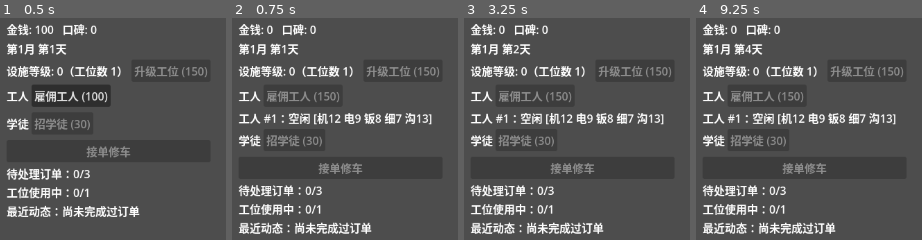
Above: before the commit, frames 1-4 (left to right).
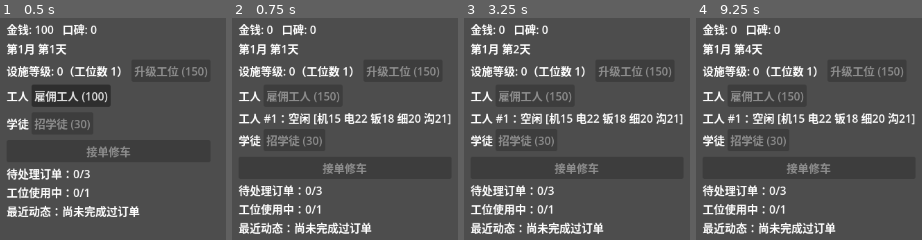
Above: after the commit, the same moments.

Repository: XinLiucc/cocos-game-project
Game: Godot game, scene res://scenes/Main.tscn
Two runs of this game, one before a commit and one after it. Both use one fixed random seed, a clock stepped at 60 frames per second and the inputs below.
Inputs (mouse positions are in pixels of both pictures, inside the frame that each line leads up to):
- Up to frame 1 (0.5 s): no input
- Up to frame 2 (0.75 s): click "雇佣工人 (100)" at 0.5 s
- Up to frame 3 (3.25 s): tap Enter at 1.25, 2.75 s; move the mouse to (outside the picture) at 1.27 s; hold D 1.28-2 s; tap B at 1.35 s; click (outside the picture) at 1.42 s; tap Space at 1.52, 2 s; drag from (outside the picture) to (outside the picture) at 2.02 s; move the mouse to (outside the picture) at 2.77 s; hold D from 2.78 s (still down); tap E at 2.85 s
- Up to frame 4 (9.25 s): release D at 3.5 s; tap Space at 3.5, 4.52, 5, 7.52 s; drag from (outside the picture) to (820, 186) at 3.52 s; tap Enter at 4.25 s; move the mouse to (outside the picture) at 4.27 s; hold A 4.28-5 s; tap G at 4.35 s; drag from (820, 186) to (outside the picture) at 5.02 s; move the mouse to (outside the picture) at 5.77 s; hold S 5.78-6.5 s; tap I at 5.85 s; click (outside the picture) at 5.92 s; drag from (outside the picture) to (outside the picture) at 6.52 s; move the mouse to (outside the picture) at 7.27 s; hold W 7.28-8 s; tap K at 7.35 s; drag from (outside the picture) to (outside the picture) at 8.02 s; move the mouse to (outside the picture) at 8.77 s; hold S from 8.78 s (still down); tap M at 8.85 s

Frame 1 is identical in both runs. In frame 2, 1.9% of the frame differs, in the area x 38-97%, y 42-71%; in frame 3, 1.9%; in frame 4, 1.9%.

Commit message:
Add apprentice self-training path for the attribute system
Apprentices now start every attribute flat at 5 (was random 5~20,
which could hit the tier-1 exam threshold at hire and leave no room
to train); workers now roll 15~25 instead, staying near that same
threshold as already-trained hires. Apprentices train a specific
attribute via one of 5 course resources, with a soft-cap growth
curve slowing gains as their attribute sum approaches 150.

Diff:
--- /dev/null
+++ b/car_repair_shop/resources/courses/bodywork.tres
@@ -0,0 +1,11 @@
+[gd_resource type="Resource" format=3]
+
+[ext_resource type="Script" path="res://scripts/TrainingCourse.gd" id="1_body01"]
+
+[resource]
+script = ExtResource("1_body01")
+course_name = "钣金喷漆课"
+attribute_key = "bodywork"
+cost = 20
+duration = 8.0
+base_growth = 8.0
--- /dev/null
+++ b/car_repair_shop/resources/courses/communication.tres
@@ -0,0 +1,11 @@
+[gd_resource type="Resource" format=3]
+
+[ext_resource type="Script" path="res://scripts/TrainingCourse.gd" id="1_comm01"]
+
+[resource]
+script = ExtResource("1_comm01")
+course_name = "沟通表达课"
+attribute_key = "communication"
+cost = 20
+duration = 8.0
+base_growth = 8.0
--- /dev/null
+++ b/car_repair_shop/resources/courses/electrical.tres
@@ -0,0 +1,11 @@
+[gd_resource type="Resource" format=3]
+
+[ext_resource type="Script" path="res://scripts/TrainingCourse.gd" id="1_elec01"]
+
+[resource]
+script = ExtResource("1_elec01")
+course_name = "电气系统课"
+attribute_key = "electrical"
+cost = 20
+duration = 8.0
+base_growth = 8.0
--- /dev/null
+++ b/car_repair_shop/resources/courses/mechanical.tres
@@ -0,0 +1,11 @@
+[gd_resource type="Resource" format=3]
+
+[ext_resource type="Script" path="res://scripts/TrainingCourse.gd" id="1_mech01"]
+
+[resource]
+script = ExtResource("1_mech01")
+course_name = "机械原理课"
+attribute_key = "mechanical"
+cost = 20
+duration = 8.0
+base_growth = 8.0
--- /dev/null
+++ b/car_repair_shop/resources/courses/precision.tres
@@ -0,0 +1,11 @@
+[gd_resource type="Resource" format=3]
+
+[ext_resource type="Script" path="res://scripts/TrainingCourse.gd" id="1_prec01"]
+
+[resource]
+script = ExtResource("1_prec01")
+course_name = "细心专注课"
+attribute_key = "precision"
+cost = 20
+duration = 8.0
+base_growth = 8.0
--- a/car_repair_shop/scripts/GameState.gd
+++ b/car_repair_shop/scripts/GameState.gd
@@ -33,11 +33,19 @@
 const APPRENTICE_XP_BASE := 50
 const APPRENTICE_XP_LEVEL_STEP := 20
 
-# 2026-08-09：员工属性系统骨架。5 项属性（机械/电气/钣喷偏硬技能，细心/沟通偏软技能），
-# 招募时随机生成基础值；成长曲线（训练/带教）、考试通过率、车型属性权重都还没做，占位范围随手定
+# 2026-08-09：员工属性系统骨架。5 项属性（机械/电气/钣喷偏硬技能，细心/沟通偏软技能）。
+# 2026-08-10：区分工人/学徒的起始值——工人是已出师的熟练工，随机值贴近一级考试线；
+# 学徒是白纸，五项统一从最低值起步，全靠训练/带教走方向分化。
+# 考试通过率、车型属性权重仍未做，占位数值随手定
 const ATTRIBUTE_KEYS: Array[String] = ["mechanical", "electrical", "bodywork", "precision", "communication"]
-const ATTRIBUTE_BASE_MIN := 5
-const ATTRIBUTE_BASE_MAX := 20
+const WORKER_ATTR_MIN := 15
+const WORKER_ATTR_MAX := 25
+const APPRENTICE_ATTR_BASE := 5
+
+# 训练：学徒花钱选一门课，精准培养对应属性。属性总和越接近软上限，单次涨幅越小
+# （留个尾部不会完全练不动），具体课程数值见 resources/courses/*.tres
+const ATTRIBUTE_SOFT_CAP := 150.0
+const ATTRIBUTE_GROWTH_FLOOR_RATIO := 0.1
 
 const STARTING_MONEY := 100
 
@@ -96,11 +104,25 @@
 	reputation_changed.emit(reputation)
 
 
-func _random_base_attributes() -> Dictionary:
+func _random_worker_attributes() -> Dictionary:
 	var attrs := {}
 	for key in ATTRIBUTE_KEYS:
-		attrs[key] = randi_range(ATTRIBUTE_BASE_MIN, ATTRIBUTE_BASE_MAX)
+		attrs[key] = randi_range(WORKER_ATTR_MIN, WORKER_ATTR_MAX)
 	return attrs
+
+
+func _base_apprentice_attributes() -> Dictionary:
+	var attrs := {}
+	for key in ATTRIBUTE_KEYS:
+		attrs[key] = APPRENTICE_ATTR_BASE
+	return attrs
+
+
+func attribute_sum(attrs: Dictionary) -> int:
+	var total := 0
+	for key in ATTRIBUTE_KEYS:
+		total += attrs[key]
+	return total
 
 
 func workers() -> Array[Dictionary]:
@@ -149,7 +171,7 @@
 	money -= cost
 	employees.append({
 		"id": _next_employee_id, "kind": "worker", "busy": false, "level": 0, "xp": 0,
-		"attributes": _random_base_attributes(),
+		"attributes": _random_worker_attributes(),
 	})
 	_next_employee_id += 1
 	money_changed.emit(money)
@@ -198,7 +220,7 @@
 	money -= next_apprentice_hire_cost()
 	employees.append({
 		"id": _next_employee_id, "kind": "apprentice", "busy": false, "level": 0, "xp": 0,
-		"attributes": _random_base_attributes(),
+		"attributes": _base_apprentice_attributes(),
 	})
 	_next_employee_id += 1
 	money_changed.emit(money)
@@ -233,3 +255,33 @@
 	e["level"] += 1
 	employees_changed.emit()
 	return true
+
+
+func can_start_training(id: int, course: Resource) -> bool:
+	var e := get_employee(id)
+	if e.is_empty() or e["kind"] != "apprentice" or e["busy"]:
+		return false
+	return money >= course.cost
+
+
+func start_training(id: int, course: Resource) -> bool:
+	if not can_start_training(id, course):
+		return false
+	money -= course.cost
+	var e := get_employee(id)
+	e["busy"] = true
+	money_changed.emit(money)
+	employees_changed.emit()
+	return true
+
+
+func complete_training(id: int, course: Resource) -> void:
+	var e := get_employee(id)
+	if e.is_empty():
+		return
+	var attrs: Dictionary = e["attributes"]
+	var factor: float = max(ATTRIBUTE_GROWTH_FLOOR_RATIO, 1.0 - float(attribute_sum(attrs)) / ATTRIBUTE_SOFT_CAP)
+	var growth: int = roundi(course.base_growth * factor)
+	attrs[course.attribute_key] += growth
+	e["busy"] = false
+	employees_changed.emit()
--- a/car_repair_shop/scripts/Main.gd
+++ b/car_repair_shop/scripts/Main.gd
@@ -14,6 +14,14 @@
 	preload("res://resources/orders/sedan.tres"),
 	preload("res://resources/orders/suv.tres"),
 	preload("res://resources/orders/sports_car.tres"),
+]
+
+const TRAINING_COURSES: Array[Resource] = [
+	preload("res://resources/courses/mechanical.tres"),
+	preload("res://resources/courses/electrical.tres"),
+	preload("res://resources/courses/bodywork.tres"),
+	preload("res://resources/courses/precision.tres"),
+	preload("res://resources/courses/communication.tres"),
 ]
 
 @onready var money_label: Label = $UI/MoneyLabel
@@ -32,6 +40,8 @@
 var active_jobs: Array[Dictionary] = []
 # 每个学徒最多一个进行中实习：{"order": Resource, "timer": Timer, "employee_id": int}
 var active_practices: Array[Dictionary] = []
+# 每个学徒最多一个进行中训练：{"course": Resource, "timer": Timer, "employee_id": int}
+var active_trainings: Array[Dictionary] = []
 # 待处理订单队列：{"order": Resource, "timer": Timer}，timer 到期即流失
 var pending_orders: Array[Dictionary] = []
 var order_spawn_timer: Timer
@@ -179,6 +189,28 @@
 	game_state.take_exam(employee_id)
 
 
+func _on_train_button_pressed(employee_id: int, course: Resource) -> void:
+	if not game_state.start_training(employee_id, course):
+		return
+	var timer := Timer.new()
+	timer.one_shot = true
+	timer.wait_time = course.duration
+	add_child(timer)
+	var training := {"course": course, "timer": timer, "employee_id": employee_id}
+	timer.timeout.connect(_on_training_complete.bind(training))
+	active_trainings.append(training)
+	timer.start()
+	_update_all()
+
+
+func _on_training_complete(training: Dictionary) -> void:
+	var course: Resource = training["course"]
+	game_state.complete_training(training["employee_id"], course)
+	active_trainings.erase(training)
+	(training["timer"] as Timer).queue_free()
+	_update_all()
+
+
 func _on_int_state_changed(_value: int) -> void:
 	_update_all()
 
@@ -235,11 +267,15 @@
 		var status_text := "空闲"
 		if a["busy"]:
 			var practice := _find_by_employee(active_practices, a["id"])
+			var training := _find_by_employee(active_trainings, a["id"])
 			if not practice.is_empty():
 				var order: Resource = practice["order"]
 				status_text = "实习中（%s）" % order.car_name
+			elif not training.is_empty():
+				var course: Resource = training["course"]
+				status_text = "训练中（%s）" % course.course_name
 			else:
-				status_text = "实习中"
+				status_text = "忙碌中"
 
 		var status_label := Label.new()
 		status_label.text = "学徒 #%d：Lv%d，经验 %d/%d，月薪 %d，%s [%s]" % [
@@ -265,6 +301,13 @@
 		exam_button.pressed.connect(_on_exam_button_pressed.bind(a["id"]))
 		row.add_child(exam_button)
 
+		for course in TRAINING_COURSES:
+			var train_button := Button.new()
+			train_button.text = "训练：%s" % course.course_name
+			train_button.disabled = not game_state.can_start_training(a["id"], course)
+			train_button.pressed.connect(_on_train_button_pressed.bind(a["id"], course))
+			row.add_child(train_button)
+
 		apprentice_list_container.add_child(row)
 
 
--- /dev/null
+++ b/car_repair_shop/scripts/TrainingCourse.gd
@@ -0,0 +1,7 @@
+extends Resource
+
+@export var course_name: String = ""
+@export var attribute_key: String = ""
+@export var cost: int = 0
+@export var duration: float = 1.0
+@export var base_growth: float = 1.0
